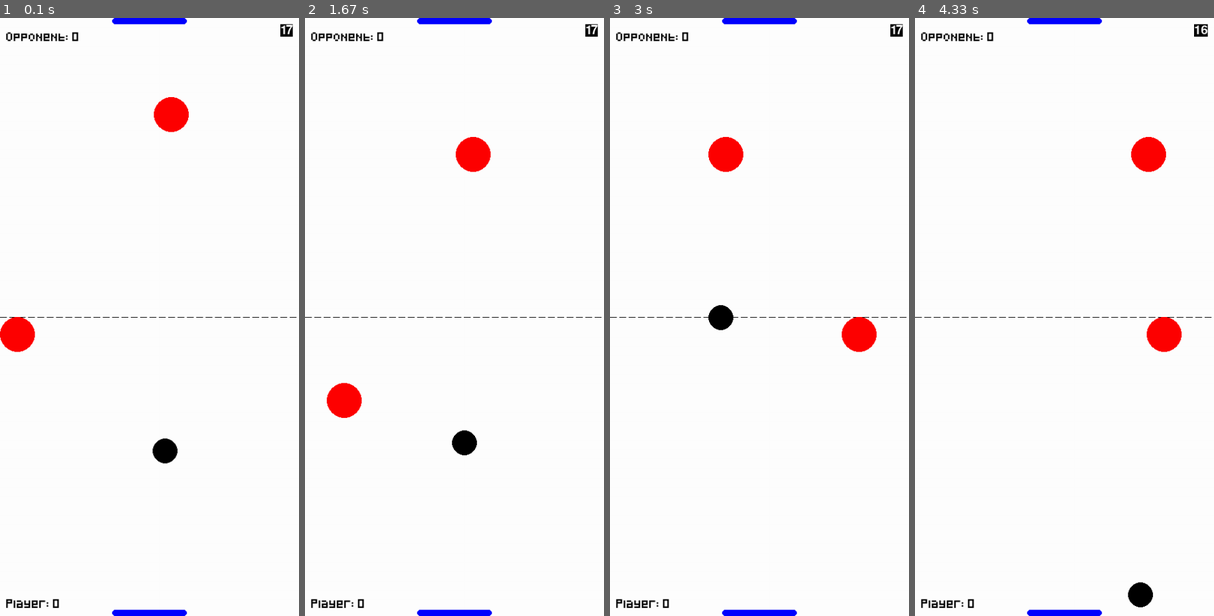
Above: before the commit, frames 1-4 (left to right).
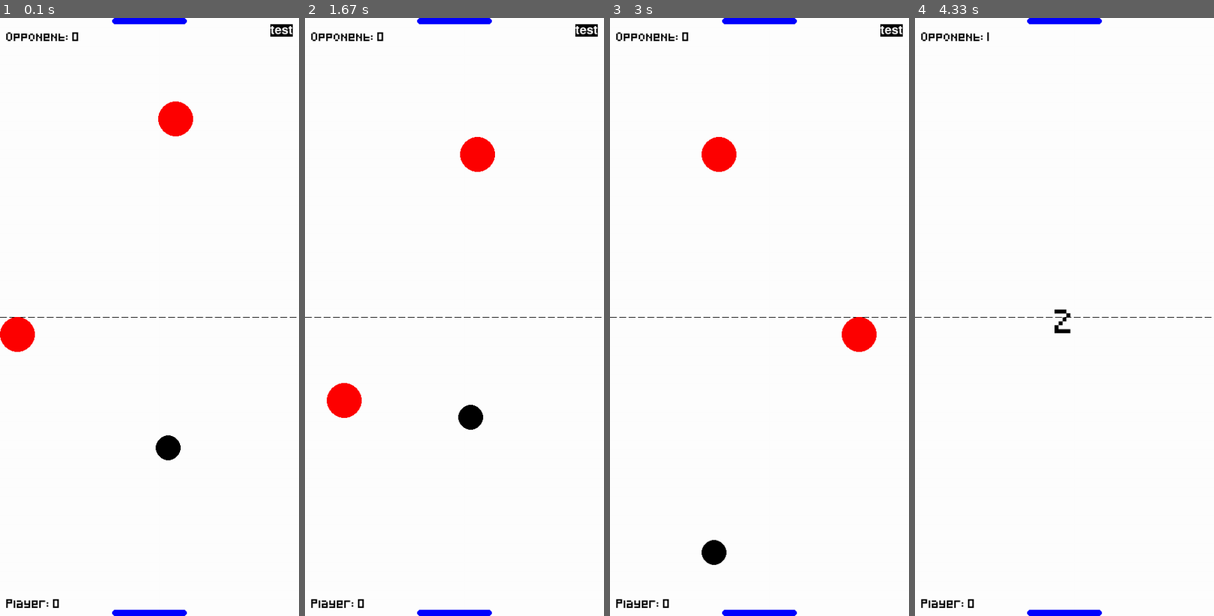
Above: after the commit, the same moments.

Repository: nintanuki/pygame-air-hockey
Game: pygame game, started from main.py
Same seed, same stepped clock (60 frames per second), same inputs: the game is played once before the commit and once after it.
Inputs (mouse positions are in pixels of both pictures, inside the frame that each line leads up to):
- Up to frame 1 (0.1 s): no input
- Up to frame 2 (1.67 s): click (550, 299) at 0.38 s; click (559, 388) at 0.72 s; click (340, 125) at 1.05 s; click (343, 400) at 1.38 s
- Up to frame 3 (3 s): press the mouse at (648, 400) at 1.7 s; move the mouse to (711, 346) at 1.8 s; release the mouse at (771, 293) at 1.93 s; click (867, 358) at 2.05 s; click (666, 352) at 2.38 s; click (858, 179) at 2.72 s
- Up to frame 4 (4.33 s): tap Enter at 3.5, 3.83 s

The runs differ from the first frame. In frame 1, 0.5% of the frame differs, in the area x 50-98%, y 1-75%; in frame 2, 0.9%; in frame 3, 1.0%; in frame 4, 1.6%, in the area x 24-98%, y 1-99%.

Commit message:
Remove deltatime

Diff:
--- a/main.py
+++ b/main.py
@@ -227,7 +227,6 @@
     def run(self):
         """Main game loop."""
         while True:
-            dt = self.clock.tick(FRAMERATE)
             for event in pygame.event.get():
                 if event.type == pygame.QUIT:
                     pygame.quit()
@@ -341,8 +340,9 @@
             if not self.audio.channel_0.get_busy(): # without this it sounds like static
                 self.audio.channel_0.play(self.audio.bg_music)
 
-            debug(dt)
+            debug('test')
             pygame.display.flip()
+            self.clock.tick(FRAMERATE)
 
 if __name__ == '__main__':
     game_manager = Game()
